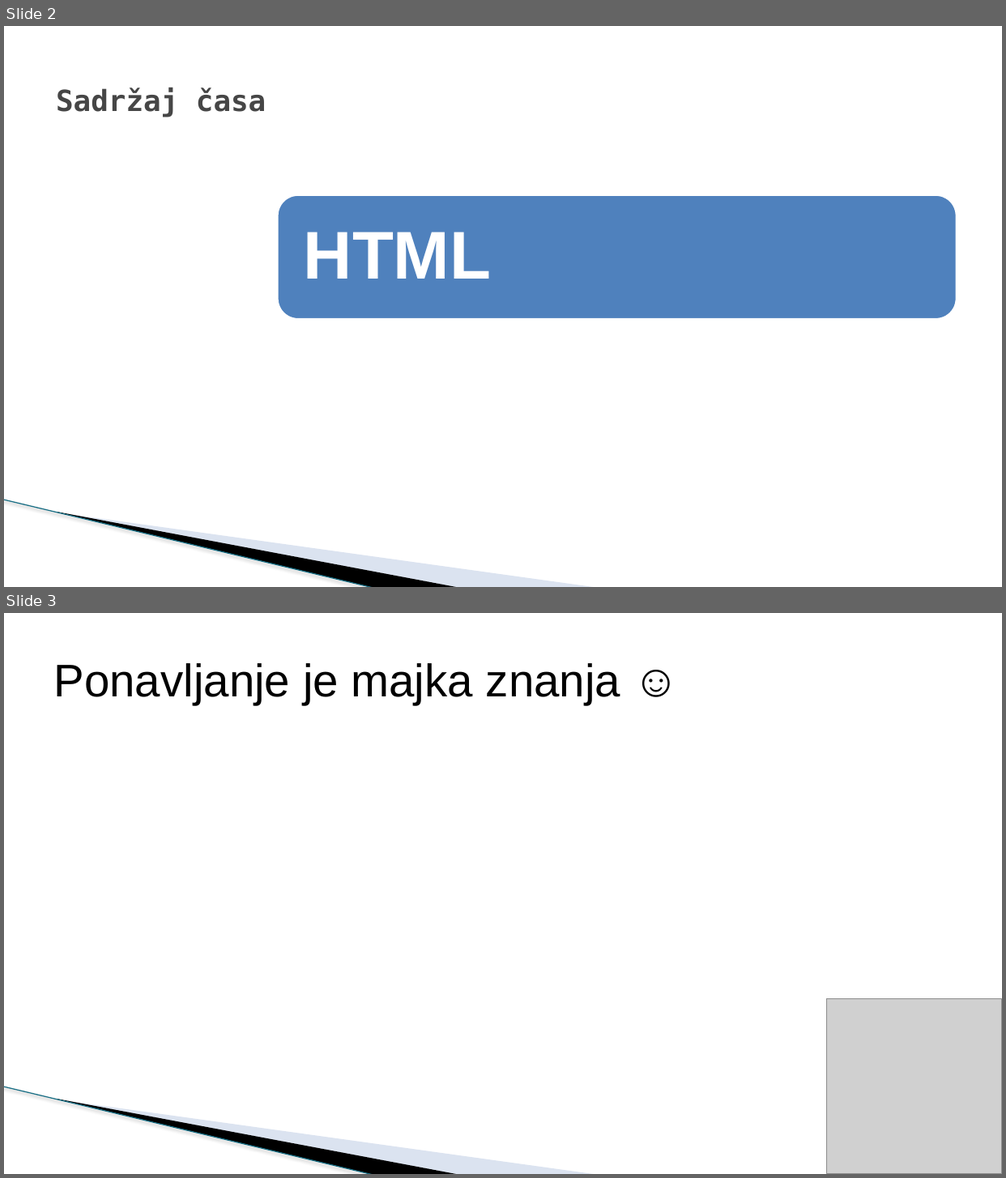
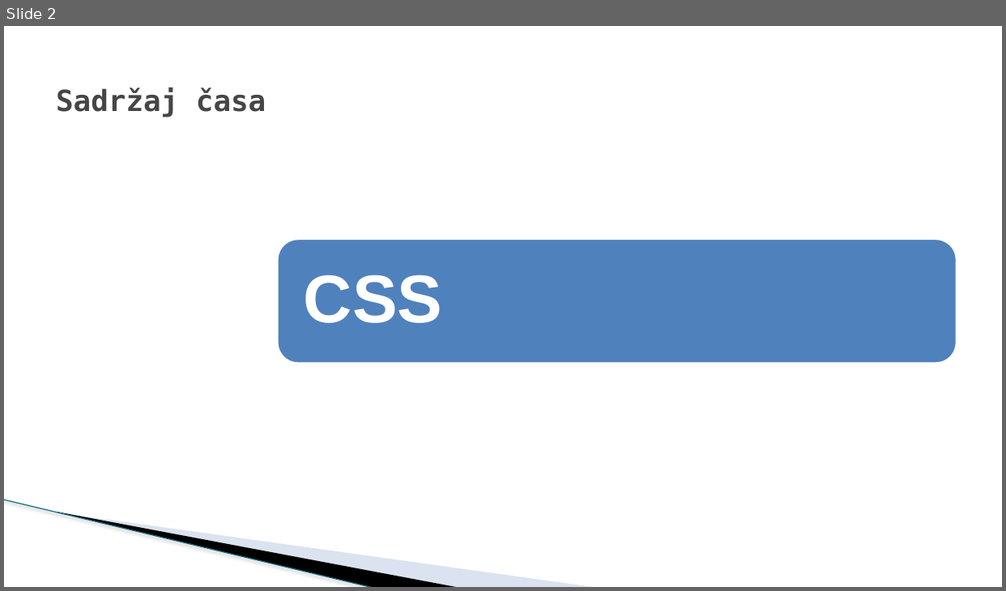
Before and after one commit to todalexcode/kurs-front-end, a slide deck: sesija-22/PPT/Front-End Developer-22.pptx. Shown one above the other, each under a label of ours: slides 2 and 3 before the commit, slide 2 after it. The pictures are 1006x1178 and 1006x591 pixels, drawn with LibreOffice and Linux fonts; fonts in the diff are those of the drawing; grey boxes stand for pictures; background and template pictures are left out. Boxes give left, top, right and bottom in pixels: in the first picture for what was removed or moved away, otherwise in the second. Text is boxed around its words. In the diff, an @@ line names an element or a change of style, - is before the commit and + after.

```diff
--- a/sesija-22/PPT/Front-End Developer-22.pptx
+++ b/sesija-22/PPT/Front-End Developer-22.pptx
@@ slide 3 removed at <box>4,613,1002,1174</box>, background #FFFFFF; not listed: 3 template elements that a slide beside it also shows @@
@@ title removed at <box>54,663,620,705</box> @@
-Ponavljanje je majka znanja ☺
@@ picture removed at <box>827,999,1002,1174</box> @@
@@ slide 2 changed as well @@
@@ rounded rectangle: place and size @@
-rounded rectangle at <box>277,195,957,319</box>
+rounded rectangle at <box>277,239,957,364</box>
@@ text removed at <box>304,232,491,279</box> @@
-HTML
@@ text added at <box>304,275,442,323</box>, 65 pt, text #FFFFFF, bold @@
+CSS
```
Also in this commit, not shown: 1 other slide changed, 12 slides added, 1 other slide removed, 8 other files.
